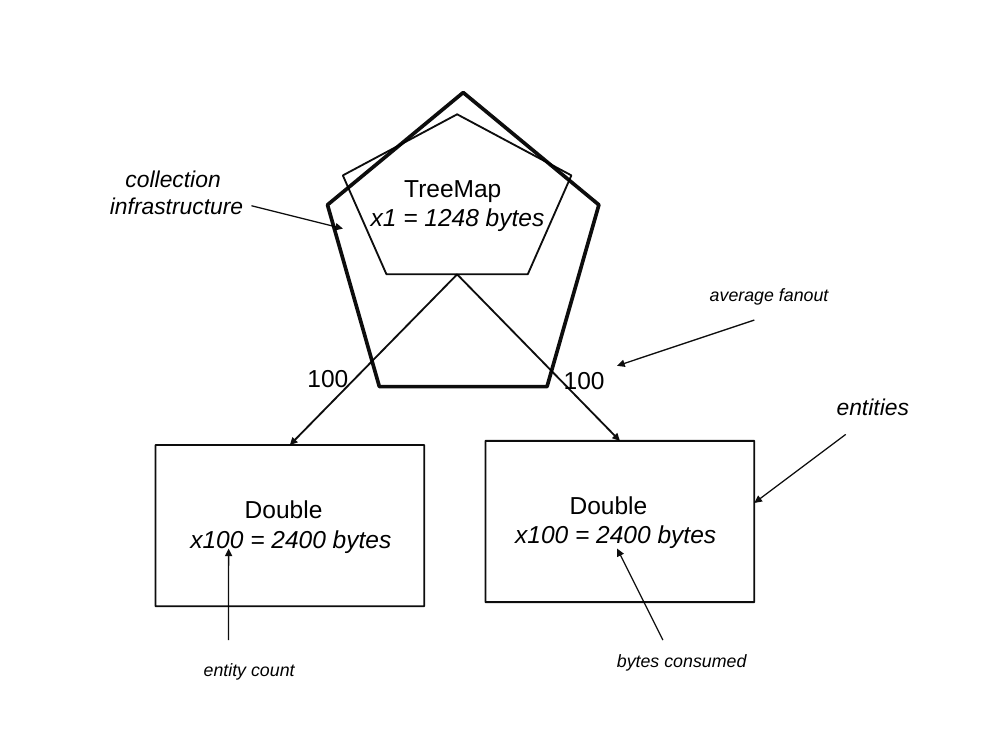
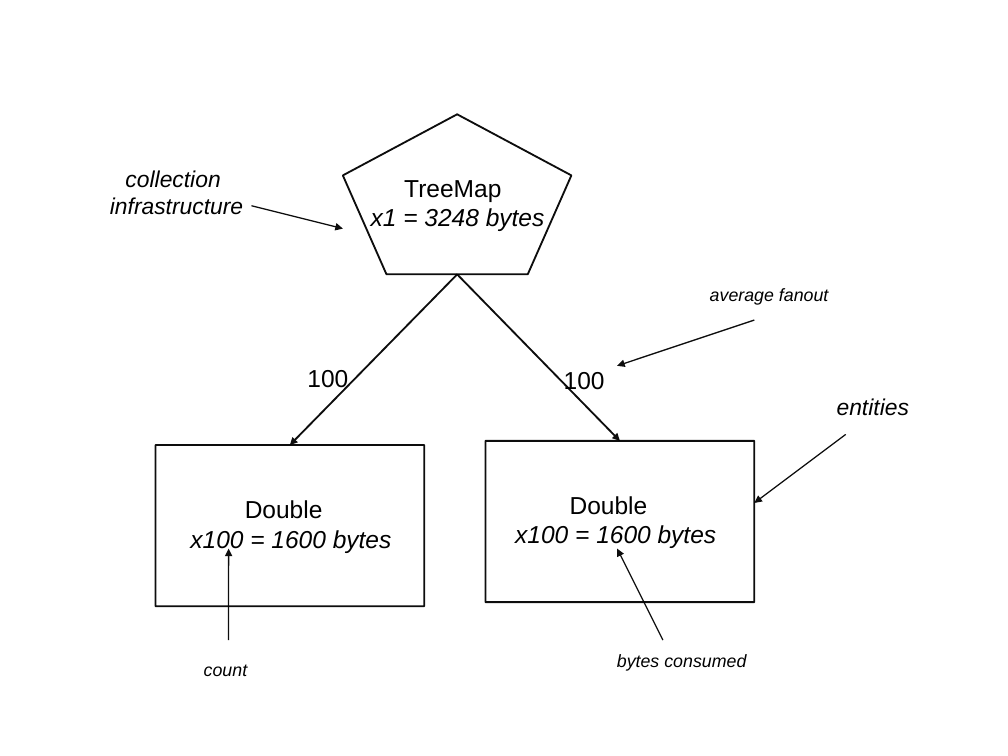
Before and after one commit to TheRuncibleTuner/bloatbook, a slide deck: slide 1 of part1/Figures/memoryhealth/content-schematic.odp. Drawn at 1008x756 pixels with LibreOffice and Linux fonts; fonts in the diff are those of the drawing. Boxes give left, top, right and bottom in pixels: in the first picture for what was removed or moved away, otherwise in the second. Text is boxed around its words. In the diff, an @@ line names an element or a change of style, - is before the commit and + after.

```diff
--- a/part1/Figures/memoryhealth/content-schematic.odp
+++ b/part1/Figures/memoryhealth/content-schematic.odp
@@ pentagon removed at [327,92,599,387] @@
@@ text at [371,208,545,231]: text changed @@
-x1 = 1248 bytes
+x1 = 3248 bytes
@@ text at [190,530,392,553]: text changed @@
-x100 = 2400 bytes
+x100 = 1600 bytes
@@ text at [515,525,717,549]: text changed @@
-x100 = 2400 bytes
+x100 = 1600 bytes
@@ text at [204,664,248,676]: text changed @@
-entity count
+count
```
Also in this commit, not shown: 10 other files.
